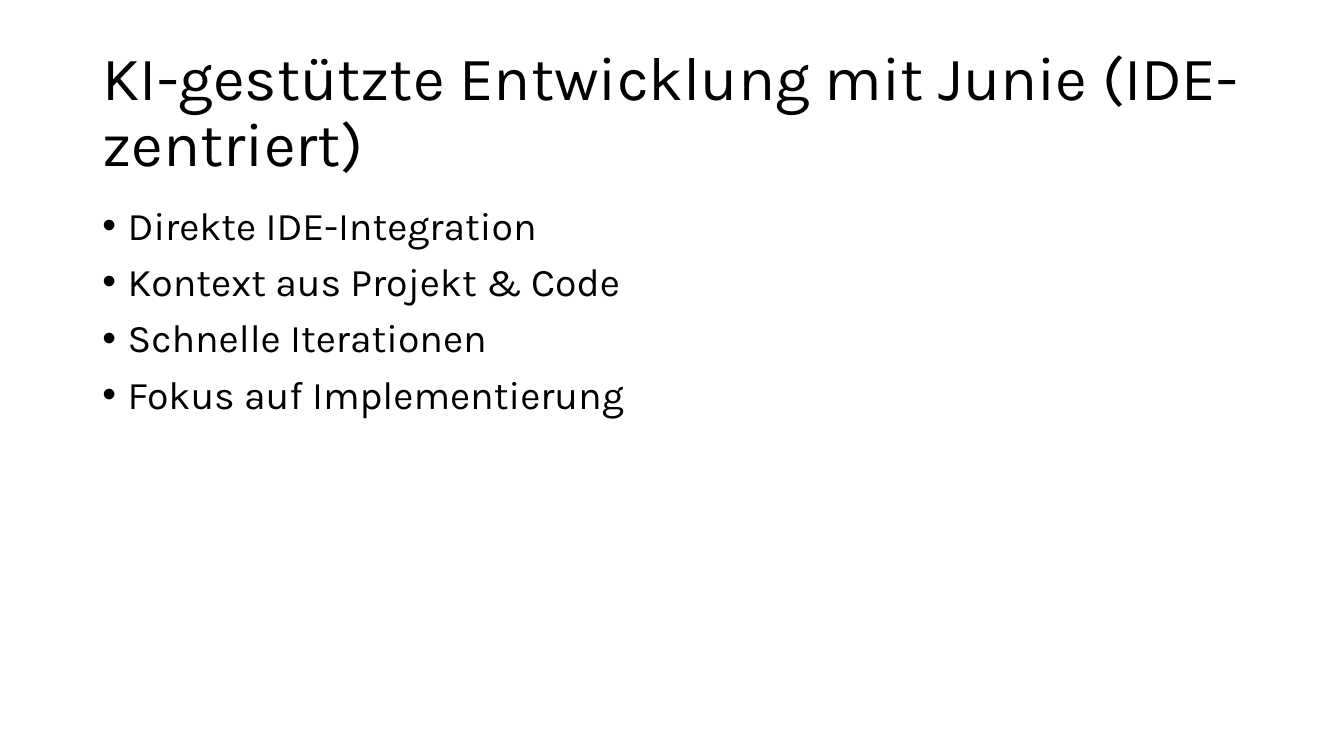
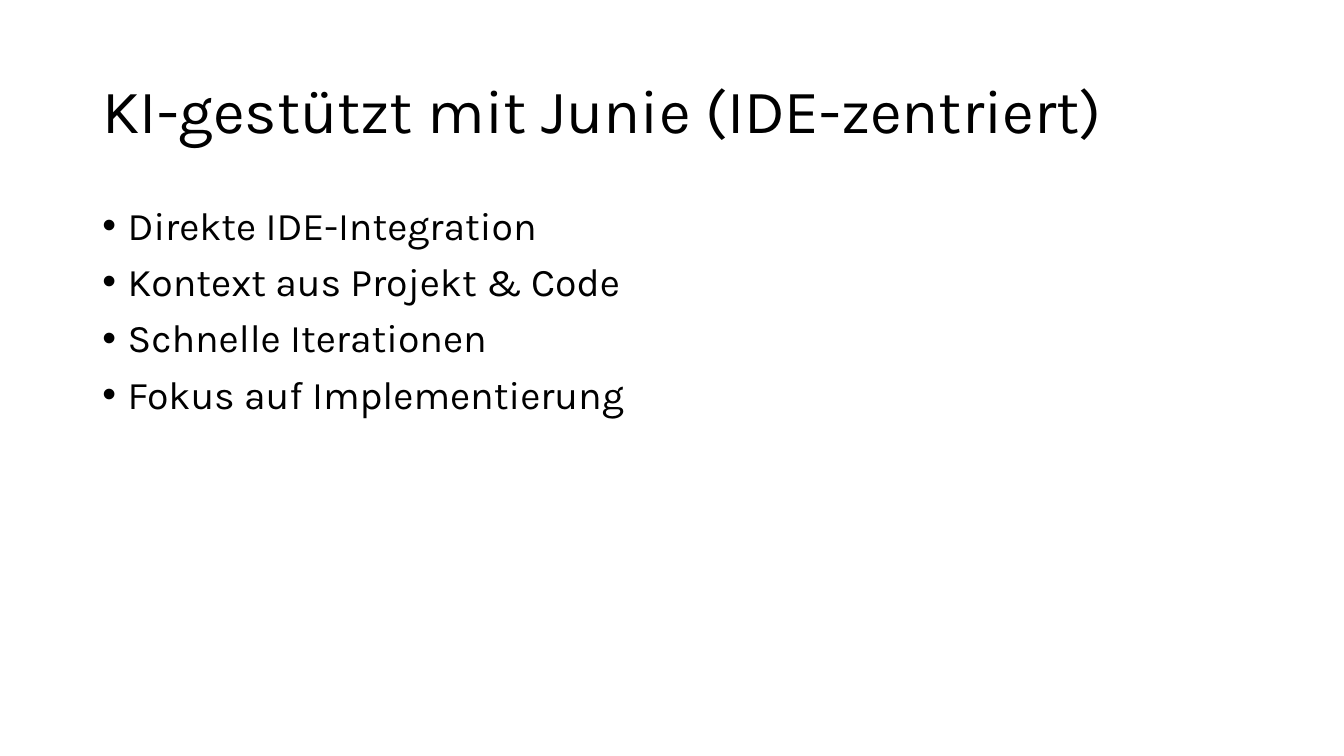
Before and after one commit to JuergGood/angularai, a slide deck: slide 9 of doc/ai/presentation/generated/SoftwareDevelopmentWithAI.pptx (slide 10 before the commit). Drawn at 1344x756 pixels with LibreOffice and Linux fonts; fonts in the diff are those of the drawing. Boxes give left, top, right and bottom in pixels: in the first picture for what was removed or moved away, otherwise in the second. Text is boxed around its words. In the diff, an @@ line names an element or a change of style, - is before the commit and + after.

```diff
--- a/doc/ai/presentation/generated/SoftwareDevelopmentWithAI.pptx
+++ b/doc/ai/presentation/generated/SoftwareDevelopmentWithAI.pptx
@@ title at box(102, 88, 1101, 148): text changed @@
-KI-gestützte Entwicklung mit Junie (IDE-zentriert)
+KI-gestützt mit Junie (IDE-zentriert)
```
Also in this commit, not shown: 2 other slides changed, 2 slides added, 3 slides removed, 15 other files.
